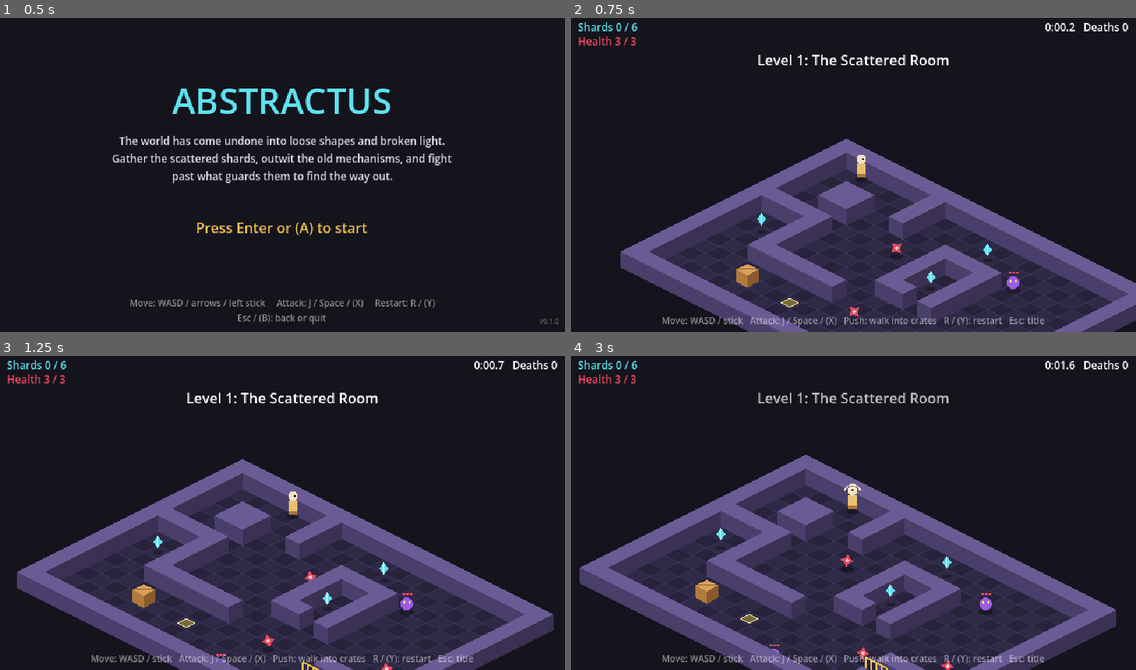
Above: before the commit, frames 1-4 (two rows, left to right).
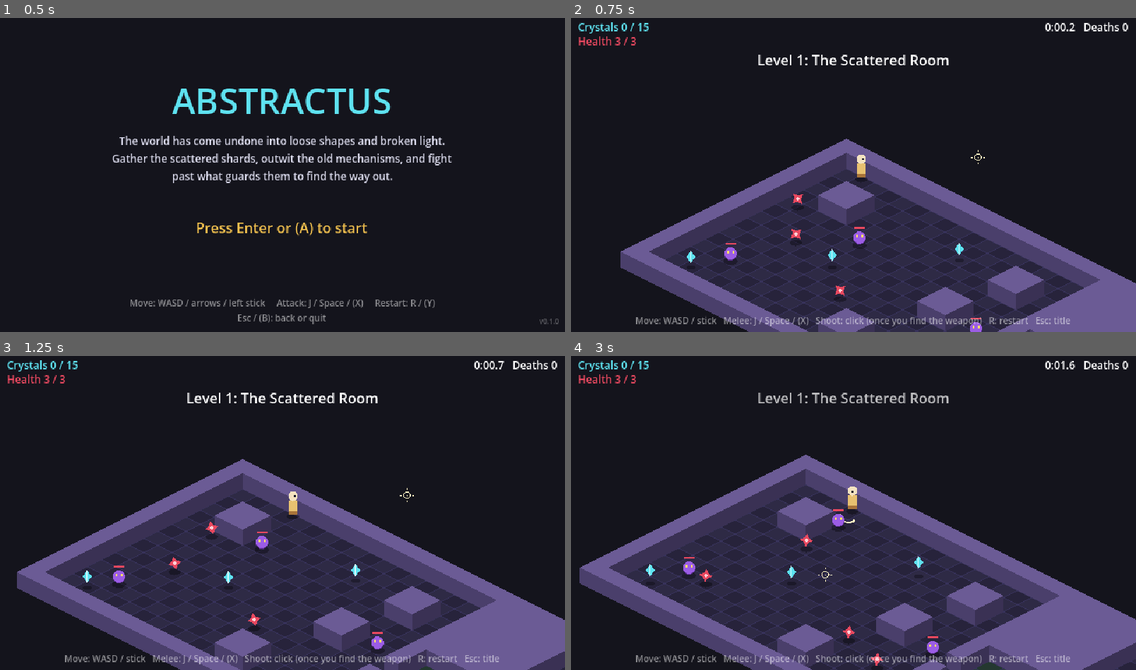
Above: after the commit, the same moments.

Repository: Veavictis/Abstractus
Game: Godot game, scene res://scenes/ui/title_screen.tscn
Same seed, same stepped clock (60 frames per second), same inputs: the game is played once before the commit and once after it.
Inputs (mouse positions are in pixels of both pictures, inside the frame that each line leads up to):
- Up to frame 1 (0.5 s): no input
- Up to frame 2 (0.75 s): tap Enter (accept) at 0.5 s; move the mouse to (977, 156) at 0.52 s; hold D (move_right) from 0.53 s (still down); hold Enter (accept) from 0.53 s (still down); click (977, 156) at 0.67 s
- Up to frame 3 (1.25 s): keep holding D (move_right); keep holding Enter (accept); tap Space at 0.77, 1.07 s; tap J (attack) at 0.8 s
- Up to frame 4 (3 s): move the mouse to (740, 525) at 1.27 s; release D (move_right) at 1.28 s; release Enter (accept) at 1.28 s; hold Escape (back) 1.28-2.03 s; tap J (attack) at 1.35 s; tap Space at 1.52, 1.82, 2.3, 2.85 s; click (740, 525) at 1.55 s; move the mouse to (910, 440) at 2.02 s; press the mouse at (910, 440) at 2.03 s; hold D (move_right) 2.03-2.78 s; move the mouse to (825, 575) at 2.77 s; release the mouse at (825, 575) at 2.78 s; hold W (move_up) from 2.78 s (still down); click (825, 575) at 2.92 s

Frame 1 is identical in both runs. In frame 2, 10% of the frame differs, in the area x 1-100%, y 1-100%; in frame 3, 13%; in frame 4, 14%.

Commit message:
Level 1: double size, safe room with the triangle weapon, mouse aiming
The first half is a dodge section (3 enemies, 4 spinners), the middle is a
safe room where enemies stop chasing and the weapon sits, and the second
half has 6 more enemies and the crate puzzle. The weapon fires triangles
toward a crosshair cursor at 2 shots a second; enemies take 3 melee hits
or 4 shots.

Co-Authored-By: Claude Opus 5.5 <noreply@anthropic.com>
Claude-Session: https://claude.ai/code/session_01DncowD7RmjWy1VPeidyz4X

Diff:
--- /dev/null
+++ b/scenes/actors/bullet.gd
@@ -0,0 +1,37 @@
+class_name Bullet
+extends Area2D
+## A triangle shot from the player's weapon. Flies straight, hurts the first enemy it hits,
+## and breaks on walls, crates and closed gates.
+
+const SPEED := 220.0
+const LIFETIME := 1.2
+## How high above its ground position the bullet is drawn, roughly the weapon's height.
+const HEIGHT := 10.0
+
+var direction := Vector2.RIGHT
+var _life := LIFETIME
+
+
+func _ready() -> void:
+	body_entered.connect(_on_body_entered)
+
+
+func _physics_process(delta: float) -> void:
+	position += direction * SPEED * delta
+	_life -= delta
+	if _life <= 0.0:
+		queue_free()
+
+
+func _on_body_entered(body: Node2D) -> void:
+	if body is Enemy:
+		body.take_hit(global_position - direction, Enemy.SHOT_DAMAGE)
+	queue_free()
+
+
+func _draw() -> void:
+	draw_set_transform(Vector2.ZERO, 0.0, Vector2(1.0, 0.5))
+	draw_circle(Vector2.ZERO, 2.5, Color(0, 0, 0, 0.3))
+	draw_set_transform(Vector2(0, -HEIGHT), direction.angle())
+	var points := PackedVector2Array([Vector2(4, 0), Vector2(-3, -3), Vector2(-3, 3)])
+	draw_colored_polygon(points, Color("fff3c4"))
--- /dev/null
+++ b/scenes/actors/bullet.tscn
@@ -0,0 +1,14 @@
+[gd_scene load_steps=3 format=3]
+
+[ext_resource type="Script" path="res://scenes/actors/bullet.gd" id="1_bullet"]
+
+[sub_resource type="CircleShape2D" id="CircleShape2D_bullet"]
+radius = 3.0
+
+[node name="Bullet" type="Area2D"]
+collision_layer = 0
+collision_mask = 13
+script = ExtResource("1_bullet")
+
+[node name="Hitbox" type="CollisionShape2D" parent="."]
+shape = SubResource("CircleShape2D_bullet")
--- a/scenes/actors/enemy.gd
+++ b/scenes/actors/enemy.gd
@@ -6,7 +6,10 @@
 
 signal defeated(at: Vector2)
 
-const MAX_HEALTH := 3
+## Health in points so melee and bullets can do different damage: 3 melee hits or 4 shots.
+const MAX_HEALTH := 12
+const MELEE_DAMAGE := 4
+const SHOT_DAMAGE := 3
 const CHASE_SPEED := 40.0
 const WANDER_SPEED := 18.0
 const SIGHT_RANGE := 110.0
@@ -35,20 +38,24 @@
 	var player := _find_player()
 	var move := Vector2.ZERO
 	if _stun_left <= 0.0:
-		if player and global_position.distance_to(player.global_position) <= SIGHT_RANGE:
+		if player and not player.in_safe_zone and _sees(player):
 			move = (player.global_position - global_position).normalized() * CHASE_SPEED
 		else:
 			move = _wander(delta)
 	velocity = move + _knockback
 	_knockback = _knockback.move_toward(Vector2.ZERO, KNOCKBACK * 5.0 * delta)
 	move_and_slide()
-	if player and global_position.distance_to(player.global_position) <= CONTACT_RANGE:
+	if (
+		player
+		and not player.in_safe_zone
+		and global_position.distance_to(player.global_position) <= CONTACT_RANGE
+	):
 		player.take_hit(global_position)
 	queue_redraw()
 
 
-func take_hit(from: Vector2) -> void:
-	health -= 1
+func take_hit(from: Vector2, damage := MELEE_DAMAGE) -> void:
+	health -= damage
 	_flash_left = 0.1
 	_stun_left = STUN_TIME
 	_knockback = (global_position - from).normalized() * KNOCKBACK
@@ -67,6 +74,10 @@
 	return (_wander_target - global_position).normalized() * WANDER_SPEED
 
 
+func _sees(player: Player) -> bool:
+	return global_position.distance_to(player.global_position) <= SIGHT_RANGE
+
+
 func _find_player() -> Player:
 	return get_tree().get_first_node_in_group("player") as Player
 
@@ -81,5 +92,5 @@
 	draw_circle(Vector2(0, -9), 7.0, body)
 	draw_rect(Rect2(-4, -12, 2, 3), Color("ffe066"))
 	draw_rect(Rect2(2, -12, 2, 3), Color("ffe066"))
-	for i in health:
-		draw_rect(Rect2(-5 + i * 4, -21, 3, 2), Color("e8485f"))
+	draw_rect(Rect2(-6, -21, 12, 2), Color("3a1d4f"))
+	draw_rect(Rect2(-6, -21, round(12.0 * health / MAX_HEALTH), 2), Color("e8485f"))
--- a/scenes/actors/player.gd
+++ b/scenes/actors/player.gd
@@ -2,6 +2,7 @@
 extends CharacterBody2D
 ## The player. Input moves in screen space with the vertical axis halved,
 ## so diagonal input runs exactly along the 2:1 isometric grid.
+## Once the mouse moves, the player faces the cursor, and with the weapon, shoots toward it.
 ## Placeholder art is drawn in `_draw()`; swap it for a Sprite2D or AnimatedSprite2D later.
 
 signal health_changed(health: int, max_health: int)
@@ -16,13 +17,21 @@
 const ATTACK_REACH := 12.0
 const ATTACK_RADIUS := 14.0
 const PUSH_DELAY := 0.08
+## 2 shots a second while the shoot button is held.
+const FIRE_COOLDOWN := 0.5
+const BULLET_SCENE := preload("res://scenes/actors/bullet.tscn")
 
 var controls_enabled := true
+var has_weapon := false
+## Set by the level while the player stands on safe floor. Enemies stop chasing there.
+var in_safe_zone := false
 var spawn_point := Vector2.ZERO
 var facing := Vector2.DOWN
 var health := MAX_HEALTH
 var _invulnerable_left := 0.0
 var _attack_cooldown_left := 0.0
+var _fire_cooldown_left := 0.0
+var _aim_with_mouse := false
 var _attack_show_left := 0.0
 var _push_time := 0.0
 var _knockback := Vector2.ZERO
@@ -32,17 +41,31 @@
 	add_to_group("player")
 
 
+func _input(event: InputEvent) -> void:
+	if event is InputEventMouseMotion:
+		_aim_with_mouse = true
+	elif event is InputEventJoypadMotion and absf(event.axis_value) > 0.5:
+		_aim_with_mouse = false
+
+
 func _physics_process(delta: float) -> void:
 	_invulnerable_left = maxf(_invulnerable_left - delta, 0.0)
 	_attack_cooldown_left = maxf(_attack_cooldown_left - delta, 0.0)
+	_fire_cooldown_left = maxf(_fire_cooldown_left - delta, 0.0)
 	_attack_show_left = maxf(_attack_show_left - delta, 0.0)
 	var input := Vector2.ZERO
 	if controls_enabled:
 		input = Input.get_vector("move_left", "move_right", "move_up", "move_down")
 		if Input.is_action_just_pressed("attack"):
 			attack()
-	if input != Vector2.ZERO:
+	if controls_enabled and _aim_with_mouse:
+		var aim := _mouse_aim()
+		if aim != Vector2.ZERO:
+			facing = Vector2(aim.x, aim.y * 2.0).normalized()
+	elif input != Vector2.ZERO:
 		facing = input.normalized()
+	if controls_enabled and Input.is_action_pressed("shoot"):
+		shoot()
 	velocity = Vector2(input.x, input.y * 0.5) * SPEED + _knockback
 	_knockback = _knockback.move_toward(Vector2.ZERO, KNOCKBACK * 6.0 * delta)
 	move_and_slide()
@@ -61,7 +84,18 @@
 	var point := global_position + _ground_facing() * ATTACK_REACH
 	for enemy: Enemy in get_tree().get_nodes_in_group("enemies"):
 		if enemy.global_position.distance_to(point) <= ATTACK_RADIUS:
-			enemy.take_hit(global_position)
+			enemy.take_hit(global_position, Enemy.MELEE_DAMAGE)
+
+
+## Fires one triangle toward the cursor (or straight ahead without a mouse), if the weapon is ready.
+func shoot() -> void:
+	if not has_weapon or _fire_cooldown_left > 0.0:
+		return
+	_fire_cooldown_left = FIRE_COOLDOWN
+	var bullet: Bullet = BULLET_SCENE.instantiate()
+	bullet.direction = _ground_facing()
+	bullet.position = position + bullet.direction * 6.0
+	get_parent().add_child(bullet)
 
 
 ## Called by hazards and enemies. At zero health the player starts over at the spawn point.
@@ -82,6 +116,13 @@
 
 func _ground_facing() -> Vector2:
 	return Vector2(facing.x, facing.y * 0.5).normalized()
+
+
+## Ground direction from the player to the point under the cursor. Bullets fly at weapon height,
+## so aim at the ground just below the cursor for the shot to pass through it.
+func _mouse_aim() -> Vector2:
+	var target := get_global_mouse_position() + Vector2(0, Bullet.HEIGHT)
+	return (target - global_position).normalized()
 
 
 func _handle_push(input: Vector2, delta: float) -> void:
@@ -108,6 +149,15 @@
 	draw_circle(Vector2(0, -23), 5.5, Color("f4e3c1"))
 	var eye := Vector2(round(facing.x * 2.0), -23 + round(facing.y))
 	draw_rect(Rect2(eye + Vector2(-1, -1), Vector2(2, 2)), Color("1b1b2a"))
+	if has_weapon:
+		# Placeholder weapon: a triangle held toward the facing direction.
+		draw_set_transform(
+			Vector2(0, -Bullet.HEIGHT) + _ground_facing() * 7.0, _ground_facing().angle()
+		)
+		draw_colored_polygon(
+			PackedVector2Array([Vector2(-3, 2), Vector2(4, 0), Vector2(-3, -2)]), Color("fff3c4")
+		)
+		draw_set_transform(Vector2.ZERO)
 	if _attack_show_left > 0.0:
 		var center := _ground_facing() * ATTACK_REACH + Vector2(0, -8)
 		var angle := _ground_facing().angle()
--- /dev/null
+++ b/scenes/actors/weapon_pickup.gd
@@ -0,0 +1,39 @@
+class_name WeaponPickup
+extends Area2D
+## The triangle weapon, waiting on the floor. Touching it lets the player shoot.
+
+signal picked_up
+
+var _time := 0.0
+
+
+func _ready() -> void:
+	body_entered.connect(_on_body_entered)
+
+
+func _process(delta: float) -> void:
+	_time += delta
+	queue_redraw()
+
+
+func _on_body_entered(body: Node2D) -> void:
+	if body is Player:
+		body.has_weapon = true
+		picked_up.emit()
+		queue_free()
+
+
+func _draw() -> void:
+	draw_set_transform(Vector2.ZERO, 0.0, Vector2(1.0, 0.5))
+	draw_circle(Vector2.ZERO, 7.0, Color(0, 0, 0, 0.3))
+	draw_set_transform(Vector2(0, -14 + round(sin(_time * 3.0) * 2.0)))
+	# Placeholder: a few triangles. The real art replaces this.
+	draw_colored_polygon(
+		PackedVector2Array([Vector2(-7, 3), Vector2(7, 0), Vector2(-7, -3)]), Color("fff3c4")
+	)
+	draw_colored_polygon(
+		PackedVector2Array([Vector2(-7, 3), Vector2(-2, 3), Vector2(-5, 8)]), Color("e8c170")
+	)
+	draw_colored_polygon(
+		PackedVector2Array([Vector2(-7, -3), Vector2(-3, -3), Vector2(-7, -7)]), Color("e8c170")
+	)
--- /dev/null
+++ b/scenes/actors/weapon_pickup.tscn
@@ -0,0 +1,14 @@
+[gd_scene load_steps=3 format=3]
+
+[ext_resource type="Script" path="res://scenes/actors/weapon_pickup.gd" id="1_weapon"]
+
+[sub_resource type="CircleShape2D" id="CircleShape2D_weapon"]
+radius = 8.0
+
+[node name="WeaponPickup" type="Area2D"]
+collision_layer = 0
+collision_mask = 2
+script = ExtResource("1_weapon")
+
+[node name="Pickup" type="CollisionShape2D" parent="."]
+shape = SubResource("CircleShape2D_weapon")
--- a/scenes/levels/floor.gd
+++ b/scenes/levels/floor.gd
@@ -4,12 +4,18 @@
 const LIGHT := Color("2e2a45")
 const DARK := Color("27233b")
 const EDGE := Color("37325a")
+const SAFE_LIGHT := Color("2a4038")
+const SAFE_DARK := Color("243830")
 
 var cells: Array[Vector2i] = []
+var safe_cells := {}  # Vector2i -> true
 
 
-func set_cells(new_cells: Array[Vector2i]) -> void:
+func set_cells(new_cells: Array[Vector2i], new_safe_cells: Array[Vector2i] = []) -> void:
 	cells = new_cells
+	safe_cells.clear()
+	for cell in new_safe_cells:
+		safe_cells[cell] = true
 	queue_redraw()
 
 
@@ -24,5 +30,9 @@
 				center + Vector2(-16, 0)
 			]
 		)
-		draw_colored_polygon(diamond, LIGHT if (cell.x + cell.y) % 2 == 0 else DARK)
+		var even := (cell.x + cell.y) % 2 == 0
+		if safe_cells.has(cell):
+			draw_colored_polygon(diamond, SAFE_LIGHT if even else SAFE_DARK)
+		else:
+			draw_colored_polygon(diamond, LIGHT if even else DARK)
 		draw_polyline(PackedVector2Array([diamond[3], diamond[0], diamond[1]]), EDGE)
--- a/scenes/levels/level.gd
+++ b/scenes/levels/level.gd
@@ -5,6 +5,7 @@
 ##   `S` shard   `X` enemy (drops a shard when defeated)
 ##   `H` hazard patrolling along its row   `V` hazard patrolling along its column
 ##   `B` push block   `O` pressure plate   `G` gate (opens once every plate has a block on it)
+##   `-` safe floor (enemies won't chase you there)   `W` the weapon pickup (on safe floor)
 ## Edit the `layout` property in the Inspector (or in the .tscn) to change the map.
 
 const TILE_SIZE := Vector2(32, 16)
@@ -16,6 +17,8 @@
 const BLOCK_SCENE := preload("res://scenes/actors/push_block.tscn")
 const PLATE_SCENE := preload("res://scenes/actors/pressure_plate.tscn")
 const GATE_SCENE := preload("res://scenes/actors/gate.tscn")
+const WEAPON_SCENE := preload("res://scenes/actors/weapon_pickup.tscn")
+const SAFE_TILES := "-W"
 
 @export var level_name := "Level 1"
 @export_multiline var layout := ""
@@ -60,6 +63,8 @@
 
 
 func _ready() -> void:
+	# The crosshair in the HUD stands in for the mouse cursor.
+	Input.mouse_mode = Input.MOUSE_MODE_HIDDEN
 	_build()
 	_player.died.connect(_on_player_died)
 	_player.health_changed.connect(_hud.set_health)
@@ -69,6 +74,14 @@
 	_hud.set_deaths(deaths)
 
 
+func _exit_tree() -> void:
+	Input.mouse_mode = Input.MOUSE_MODE_VISIBLE
+
+
+func _physics_process(_delta: float) -> void:
+	_player.in_safe_zone = tile_at(world_to_grid(_player.position)) in SAFE_TILES
+
+
 func _process(delta: float) -> void:
 	if not finished:
 		elapsed += delta
@@ -98,6 +111,7 @@
 	for y in _rows.size():
 		_rows[y] = _rows[y].strip_edges()
 	var floor_cells: Array[Vector2i] = []
+	var safe_cells: Array[Vector2i] = []
 	for y in _rows.size():
 		for x in _rows[y].length():
 			var cell := Vector2i(x, y)
@@ -109,8 +123,10 @@
 				_spawn(WALL_SCENE, pos)
 				continue
 			floor_cells.append(cell)
+			if tile in SAFE_TILES:
+				safe_cells.append(cell)
 			_build_tile(tile, cell, pos)
-	_floor.set_cells(floor_cells)
+	_floor.set_cells(floor_cells, safe_cells)
 	_update_exit()
 	_built = true
 
@@ -146,6 +162,11 @@
 			_plates[cell] = plate
 		"G":
 			_gates.append(_spawn(GATE_SCENE, pos))
+		"W":
+			var weapon: WeaponPickup = _spawn(WEAPON_SCENE, pos)
+			weapon.picked_up.connect(
+				_hud.flash_message.bind("You found a weapon! Aim with the mouse, click to shoot.")
+			)
 
 
 func _spawn(scene: PackedScene, pos: Vector2) -> Node2D:
--- a/scenes/levels/level_01.tscn
+++ b/scenes/levels/level_01.tscn
@@ -8,22 +8,22 @@
 [node name="Level01" type="Node2D"]
 script = ExtResource("1_level")
 level_name = "Level 1: The Scattered Room"
-layout = "######################
-#P.....#.............#
-#......#....S........#
-#..##..#.......X.....#
-#..##......####......#
-#.......H..#..#......#
-#####......#S.#......#
-#...#......#..#....V.#
-#.S.#......##.#......#
-#...#................#
-#...######...........#
-#..........H.....#####
-#....B..O........G...#
-#................#.S.#
-#............X...#.E.#
-######################"
+layout = "############################################
+#P.................######..................#
+#..................######....X.......S.....#
+#..##......S...##..######..##......##......#
+#..##..........##..######..##......##...X..#
+#H.................######..................#
+#......X...........######.......X..........#
+#...V.........##...#----#..S...........#####
+#......S......##.X.#----#..............#...#
+#...................-W--.....X.........#.S.#
+#........H.........#----#..............G...#
+#..X...............#----#.....B...O....#...#
+#...........##.....######..X...........#.E.#
+#.S.........##..V..######...........X..#...#
+#..................######..............#...#
+############################################"
 
 [node name="Background" type="CanvasLayer" parent="."]
 layer = -1
--- /dev/null
+++ b/scenes/ui/crosshair.gd
@@ -0,0 +1,15 @@
+extends Node2D
+## The aiming target that replaces the mouse cursor inside a level.
+
+
+func _process(_delta: float) -> void:
+	position = get_viewport().get_mouse_position().round()
+	queue_redraw()
+
+
+func _draw() -> void:
+	var color := Color("fff3c4")
+	draw_arc(Vector2.ZERO, 4.0, 0.0, TAU, 12, color, 1.0)
+	for dir: Vector2 in [Vector2.LEFT, Vector2.RIGHT, Vector2.UP, Vector2.DOWN]:
+		draw_line(dir * 6.0, dir * 8.0, color, 1.0)
+	draw_rect(Rect2(-0.5, -0.5, 1, 1), color)
--- a/scenes/ui/hud.gd
+++ b/scenes/ui/hud.gd
@@ -24,7 +24,7 @@
 
 
 func set_shards(collected: int, total: int) -> void:
-	_shards.text = "Shards %d / %d" % [collected, total]
+	_shards.text = "Crystals %d / %d" % [collected, total]
 
 
 func set_health(health: int, max_health: int) -> void:
--- a/scenes/ui/hud.tscn
+++ b/scenes/ui/hud.tscn
@@ -1,6 +1,7 @@
-[gd_scene load_steps=2 format=3]
+[gd_scene load_steps=3 format=3]
 
 [ext_resource type="Script" path="res://scenes/ui/hud.gd" id="1_hud"]
+[ext_resource type="Script" path="res://scenes/ui/crosshair.gd" id="2_crosshair"]
 
 [node name="Hud" type="CanvasLayer"]
 script = ExtResource("1_hud")
@@ -12,7 +13,7 @@
 offset_bottom = 24.0
 theme_override_colors/font_color = Color(0.368627, 0.886275, 0.941176, 1)
 theme_override_font_sizes/font_size = 12
-text = "Shards 0 / 0"
+text = "Crystals 0 / 0"
 
 [node name="Health" type="Label" parent="."]
 offset_left = 8.0
@@ -49,7 +50,7 @@
 grow_vertical = 0
 theme_override_colors/font_color = Color(1, 1, 1, 0.5)
 theme_override_font_sizes/font_size = 10
-text = "Move: WASD / stick   Attack: J / Space / (X)   Push: walk into crates   R / (Y): restart   Esc: title"
+text = "Move: WASD / stick   Melee: J / Space / (X)   Shoot: click (once you find the weapon)   R: restart   Esc: title"
 horizontal_alignment = 1
 
 [node name="Message" type="Label" parent="."]
@@ -81,3 +82,6 @@
 text = "Level complete!"
 horizontal_alignment = 1
 vertical_alignment = 1
+
+[node name="Crosshair" type="Node2D" parent="."]
+script = ExtResource("2_crosshair")
--- a/scripts/autoload/game.gd
+++ b/scripts/autoload/game.gd
@@ -17,6 +17,7 @@
 	_add_action("accept", [KEY_ENTER, KEY_KP_ENTER], [JOY_BUTTON_A])
 	_add_action("attack", [KEY_J, KEY_SPACE], [JOY_BUTTON_X])
 	_add_action("restart", [KEY_R], [JOY_BUTTON_Y])
+	_add_mouse_action("shoot", MOUSE_BUTTON_LEFT)
 	_add_action("back", [KEY_ESCAPE], [JOY_BUTTON_START, JOY_BUTTON_B])
 
 
@@ -26,6 +27,15 @@
 
 func go_to_title() -> void:
 	get_tree().change_scene_to_file(TITLE_SCENE)
+
+
+func _add_mouse_action(action: StringName, button: MouseButton) -> void:
+	if InputMap.has_action(action):
+		return
+	InputMap.add_action(action)
+	var event := InputEventMouseButton.new()
+	event.button_index = button
+	InputMap.action_add_event(action, event)
 
 
 func _add_action(
--- a/tests/test_level_01.gd
+++ b/tests/test_level_01.gd
@@ -17,7 +17,7 @@
 	var player: Player = level.get_node("World/Player")
 	var world := level.get_node("World")
 
-	_check(level.shards_total == 6, "level 1 has 6 shards (4 placed, 2 from enemies)")
+	_check(level.shards_total == 15, "level 1 has 15 crystals (6 placed, 9 from enemies)")
 	_check(not level.exit_portal.unlocked, "exit starts locked")
 	_check(_reachable(level), "every shard, enemy, block, plate and the exit is reachable")
 
@@ -27,28 +27,65 @@
 	Input.action_release("move_right")
 	_check(player.position.x > start.x + 10.0, "player moves right with input")
 
-	# Puzzle: push the block 3 tiles along +x onto the plate.
+	# Weapon: no shooting before the pickup, then 4 shots defeat an enemy.
+	_check(not player.has_weapon, "player starts without the weapon")
+	player.shoot()
+	await _frames(1)
+	_check(_first(world, Bullet) == null, "can't shoot before finding the weapon")
+	var weapon: WeaponPickup = _first(world, WeaponPickup)
+	_check(
+		level.tile_at(Level.world_to_grid(weapon.position)) == "W",
+		"the weapon sits in the safe room"
+	)
+	weapon._on_body_entered(player)
+	_check(player.has_weapon, "touching the weapon picks it up")
+	var target: Enemy = get_tree().get_nodes_in_group("enemies")[0]
+	# A real shot: line up 4 tiles apart along an open row, face the enemy, fire, and let it fly.
+	target.set_physics_process(false)
+	target.position = Level.grid_to_world(Vector2i(35, 5))
+	player.position = Level.grid_to_world(Vector2i(31, 5))
+	# Facing is in input space (vertical doubled), so this aims straight down the row.
+	player.facing = Vector2(1, 1).normalized()
+	player.shoot()
+	await _frames(30, true)
+	_check(
+		target.health == Enemy.MAX_HEALTH - Enemy.SHOT_DAMAGE,
+		"a fired bullet flies and hits the enemy"
+	)
+	target.health = Enemy.MAX_HEALTH
+	for i in 4:
+		_check(is_instance_valid(target), "enemy survives %d shot(s)" % i)
+		var bullet: Bullet = load("res://scenes/actors/bullet.tscn").instantiate()
+		world.add_child(bullet)
+		bullet._on_body_entered(target)
+	await _frames(2)
+	_check(not is_instance_valid(target), "4 shots defeat an enemy")
+
+	# Back to the safe room, so no enemy dies on top of the player and drops a crystal into their hands.
+	player.position = Level.grid_to_world(Vector2i(21, 9))
+
+	# Puzzle: push the block 4 tiles along +x onto the plate.
 	var block: PushBlock = _first(world, PushBlock)
-	for i in 3:
+	for i in 4:
 		block.push(Vector2i.RIGHT)
 		await get_tree().create_timer(PushBlock.SLIDE_TIME + 0.1).timeout
 	_check(level.gates_open, "pushing the block onto the plate opens the gate")
 
-	# Combat: each enemy takes 3 hits and drops a shard.
+	# Combat: each enemy takes 3 melee hits and drops a crystal.
 	for enemy: Enemy in get_tree().get_nodes_in_group("enemies").duplicate():
-		for i in Enemy.MAX_HEALTH:
+		for i in 3:
 			enemy.take_hit(enemy.global_position + Vector2(-1, 0))
 	await _frames(3)
 	_check(get_tree().get_nodes_in_group("enemies").is_empty(), "enemies can be defeated")
 
 	var shards := world.get_children().filter(func(n: Node) -> bool: return n is Shard)
-	_check(shards.size() == 6, "all 6 shards exist once enemies drop theirs")
+	_check(shards.size() == 15, "all 15 crystals exist once enemies drop theirs")
 	for shard: Shard in shards:
 		shard._on_body_entered(player)
 	await _frames(2)
 	_check(
-		level.shards_collected == 6 and level.exit_portal.unlocked,
-		"collecting every shard opens the exit"
+		level.shards_collected == 15 and level.exit_portal.unlocked,
+		"collecting every crystal opens the exit"
 	)
 
 	level.exit_portal._on_body_entered(player)
@@ -73,7 +110,7 @@
 	for y in rows.size():
 		var row := rows[y].strip_edges()
 		for x in row.length():
-			if row[x] in "SXBOE" and not seen.has(Vector2i(x, y)):
+			if row[x] in "SXBOEW" and not seen.has(Vector2i(x, y)):
 				return false
 	return true
 
Not shown, added: scenes/actors/bullet.gd.uid
Not shown, added: scenes/actors/weapon_pickup.gd.uid
Not shown, added: scenes/ui/crosshair.gd.uid
Not shown, changed: docs/design-doc.md
Not shown, changed: docs/level-design.md
